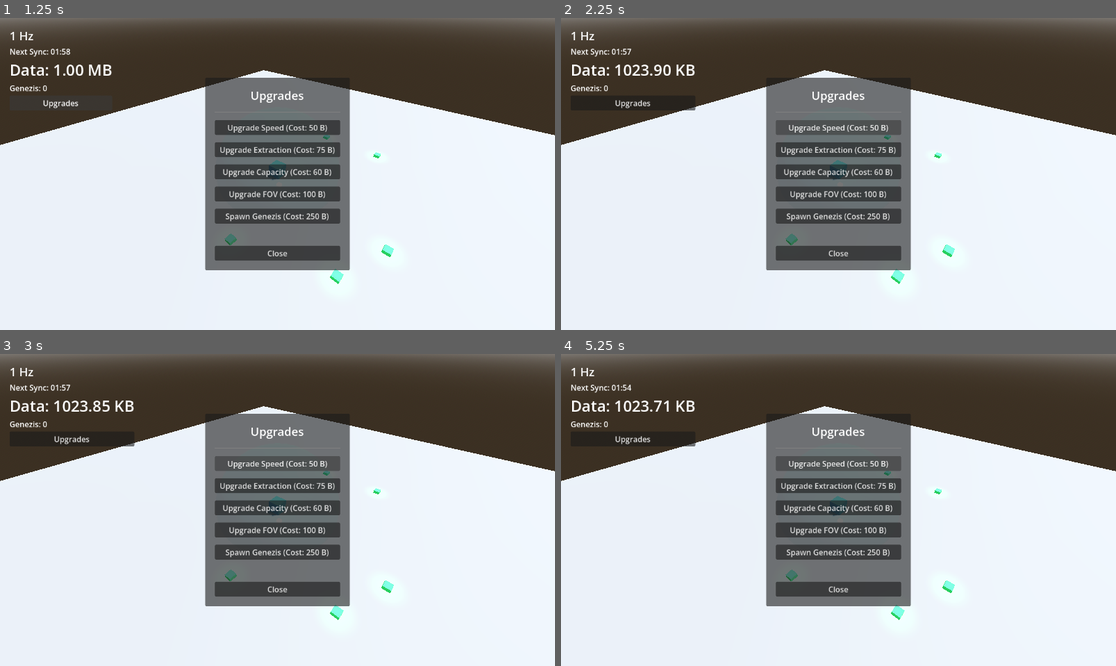
Above: before the commit, frames 1-4 (two rows, left to right).
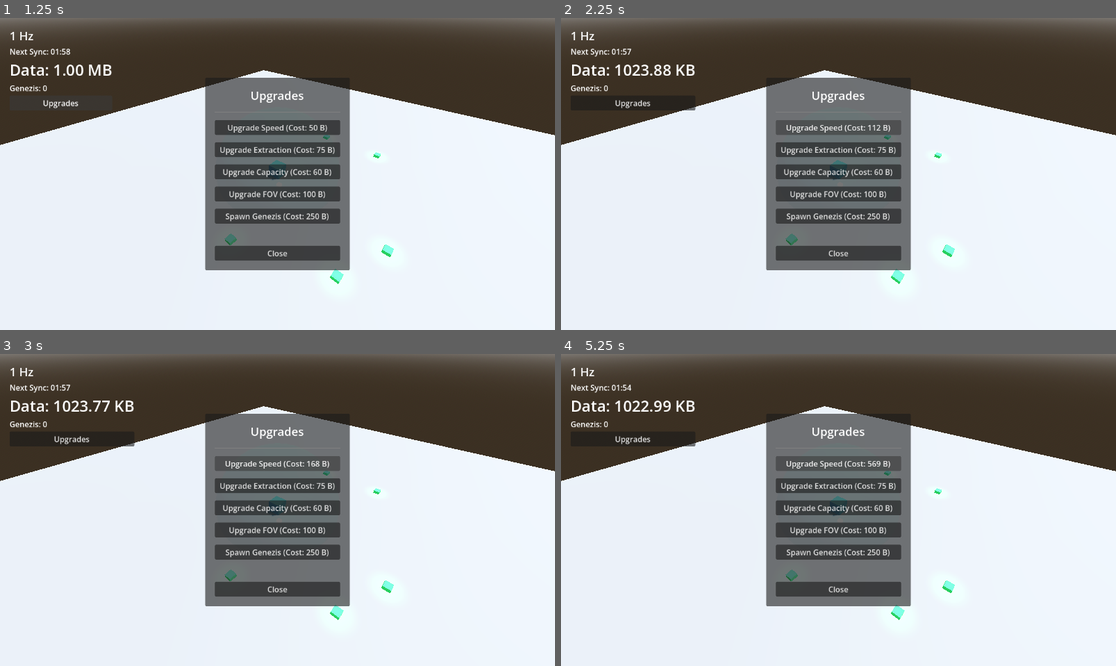
Above: after the commit, the same moments.

Repository: peterlavey/immanent
Game: Godot game, scene res://src/core/World.tscn
Same seed, same stepped clock (60 frames per second), same inputs: the game is played once before the commit and once after it.
Inputs:
- Up to frame 1 (1.25 s): click "Upgrades" at 0.5 s
- Up to frame 2 (2.25 s): click "Upgrade Speed (Cost: 50 B)" at 1.25 s; click "Upgrade Speed (Cost: 50 B)" (after the commit: "Upgrade Speed (Cost: 75 B)") at 2 s
- Up to frame 3 (3 s): click "Upgrade Speed (Cost: 50 B)" (after the commit: "Upgrade Speed (Cost: 112 B)") at 2.75 s
- Up to frame 4 (5.25 s): click "Upgrade Speed (Cost: 50 B)" (after the commit: "Upgrade Speed (Cost: 168 B)") at 3.5 s; click "Upgrade Speed (Cost: 50 B)" (after the commit: "Upgrade Speed (Cost: 253 B)") at 4.25 s; click "Upgrade Speed (Cost: 50 B)" (after the commit: "Upgrade Speed (Cost: 379 B)") at 5 s

Frame 1 is identical in both runs. In frame 2, 0.3% of the frame differs, in the area x 16-60%, y 14-37%; in frame 3, 0.3%; in frame 4, 0.3%, in the area x 14-60%, y 14-37%.

Commit message:
Add upgrade scaling: Implemented cost progression for upgrades based on level

Diff:
--- a/src/ui/UpgradeMenu.gd
+++ b/src/ui/UpgradeMenu.gd
@@ -10,32 +10,45 @@
 
 var core_node: Node3D = null
 
+var upgrade_levels = {
+	"speed": 0,
+	"extraction": 0,
+	"capacity": 0,
+	"fov": 0,
+	"genezis_count": 0
+}
+
 func _ready() -> void:
 	core_node = get_tree().get_first_node_in_group("core")
 	_update_buttons()
 
 func _on_speed_button_pressed() -> void:
 	if core_node and core_node.spend_data(get_upgrade_cost("speed")):
+		upgrade_levels["speed"] += 1
 		upgrade_purchased.emit("speed")
 		_update_buttons()
 
 func _on_extraction_button_pressed() -> void:
 	if core_node and core_node.spend_data(get_upgrade_cost("extraction")):
+		upgrade_levels["extraction"] += 1
 		upgrade_purchased.emit("extraction")
 		_update_buttons()
 
 func _on_capacity_button_pressed() -> void:
 	if core_node and core_node.spend_data(get_upgrade_cost("capacity")):
+		upgrade_levels["capacity"] += 1
 		upgrade_purchased.emit("capacity")
 		_update_buttons()
 
 func _on_fov_button_pressed() -> void:
 	if core_node and core_node.spend_data(get_upgrade_cost("fov")):
+		upgrade_levels["fov"] += 1
 		upgrade_purchased.emit("fov")
 		_update_buttons()
 
 func _on_genezis_count_button_pressed() -> void:
 	if core_node and core_node.spend_data(get_upgrade_cost("genezis_count")):
+		upgrade_levels["genezis_count"] += 1
 		upgrade_purchased.emit("genezis_count")
 		_update_buttons()
 
@@ -49,14 +62,18 @@
 	genezis_count_button.text = "Spawn Genezis (Cost: %s)" % format_bytes(get_upgrade_cost("genezis_count"))
 
 func get_upgrade_cost(type: String) -> int:
-	# Placeholder cost logic, could be more complex later
+	var base_cost = 0
+	var multiplier = 1.5
+
 	match type:
-		"speed": return 50 # 50 B
-		"extraction": return 75 # 75 B
-		"capacity": return 60 # 60 B
-		"fov": return 100 # 100 B
-		"genezis_count": return 250 # 250 B
-	return 0
+		"speed": base_cost = 50
+		"extraction": base_cost = 75
+		"capacity": base_cost = 60
+		"fov": base_cost = 100
+		"genezis_count": base_cost = 250
+
+	var level = upgrade_levels.get(type, 0)
+	return int(base_cost * pow(multiplier, level))
 
 func format_bytes(bytes: int) -> String:
 	if bytes < 1024:
Not shown, changed: docs/tasks.md
